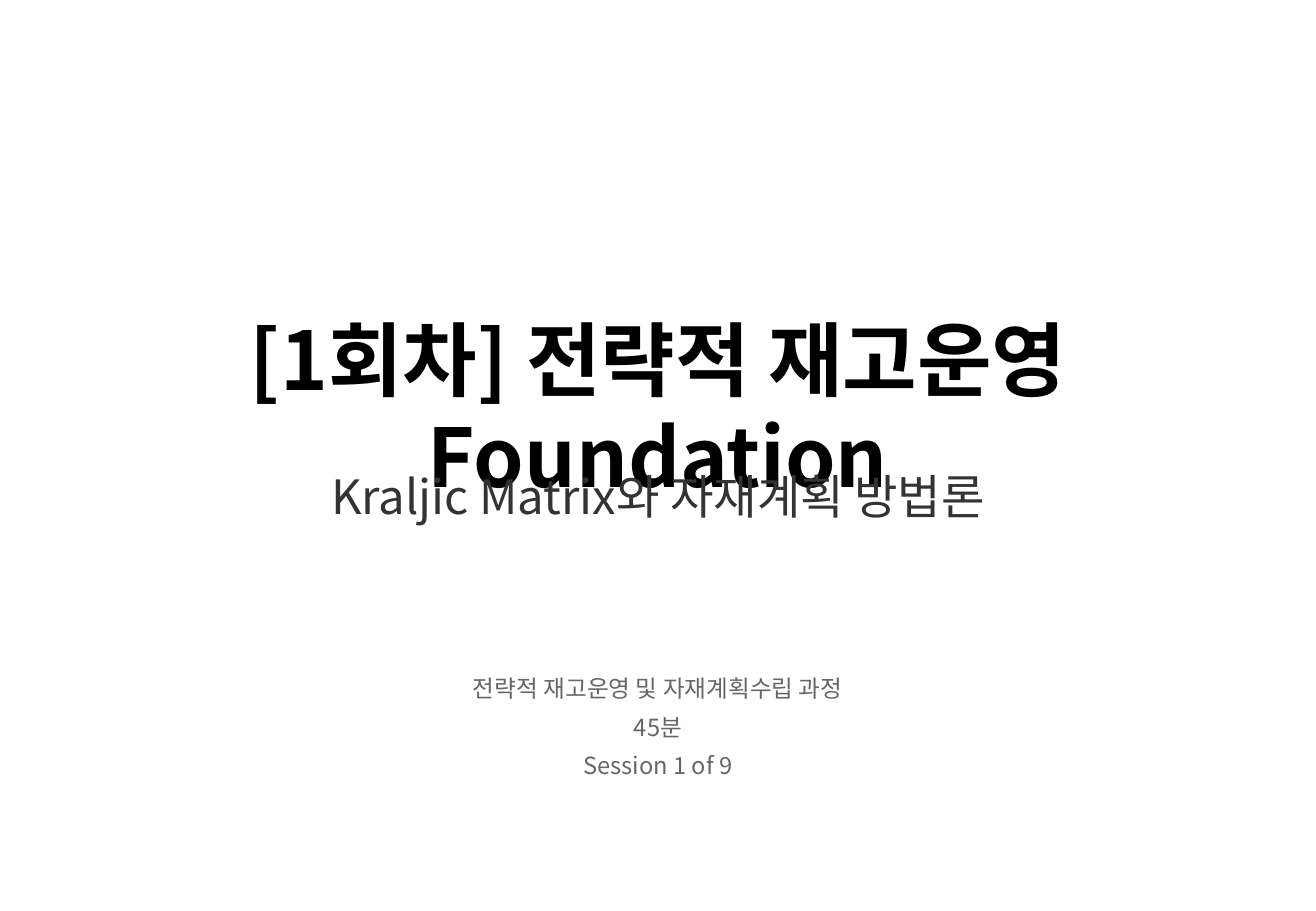
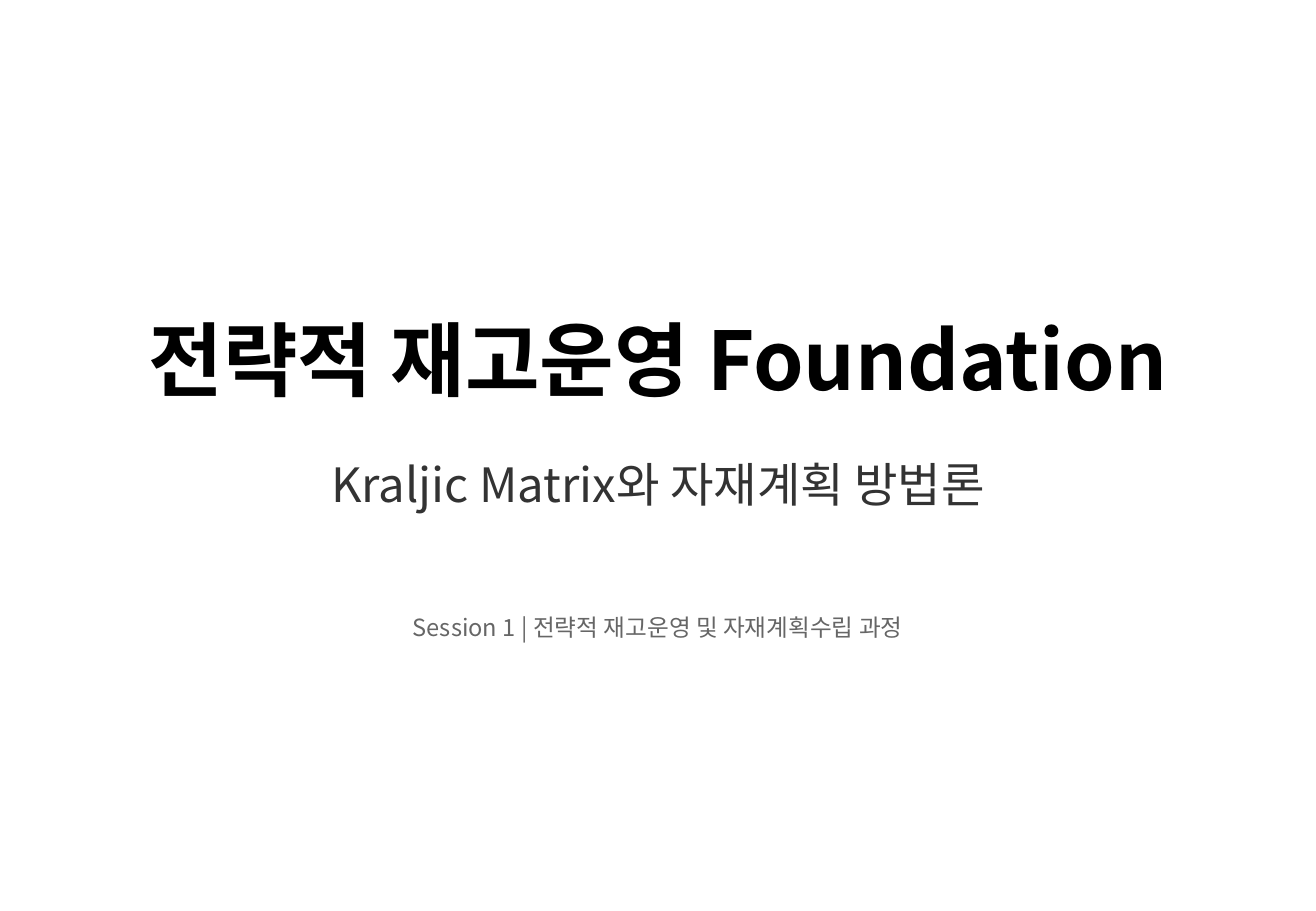
Before and after one commit to TurtleLEE-teacher/Kraljic_Course, a slide deck: slide 1 of Part1_Session1_StrategicInventory.pptx. Drawn at 1316x911 pixels with LibreOffice and Linux fonts; fonts in the diff are those of the drawing. Boxes give left, top, right and bottom in pixels: in the first picture for what was removed or moved away, otherwise in the second. Text is boxed around its words. In the diff, an @@ line names an element or a change of style, - is before the commit and + after.

```diff
--- a/Part1_Session1_StrategicInventory.pptx
+++ b/Part1_Session1_StrategicInventory.pptx
@@ text at box(149, 322, 1167, 398): text changed @@
-[1회차] 전략적 재고운영 Foundation
+전략적 재고운영 Foundation
@@ text "Kraljic Matrix와 자재계획 방법론" rewrapped from box(331, 466, 985, 526) to box(331, 462, 985, 514) @@
@@ text at box(413, 616, 902, 638): text changed @@
-전략적 재고운영 및 자재계획수립 과정
-45분
-Session 1 of 9
+Session 1 | 전략적 재고운영 및 자재계획수립 과정
```
Also in this commit, not shown: 1 other slide changed, 3 slides added, 23 slides removed, 1 other file.
